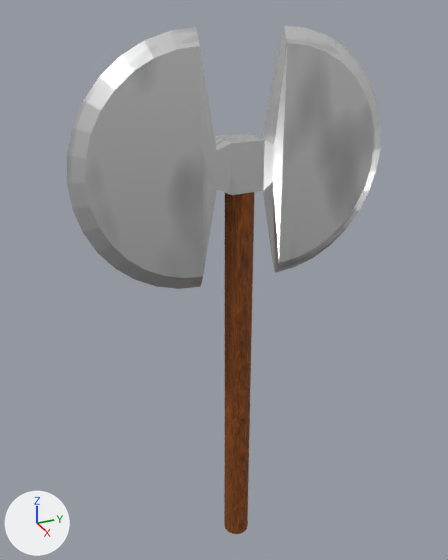
Renders of the Blender file Model_PBR_&_Shader_Graph.blend from each side of a commit.
One viewpoint serves both versions: a 50 mm camera at (1.278, -0.615, 1.352) aimed at (-0.055, -0.015, 0.685). The lights are fixed; the arrows at lower left show +X, +Y and +Z. The first picture is the older version.

Objects in the first picture: 'Double Headed Axe'.
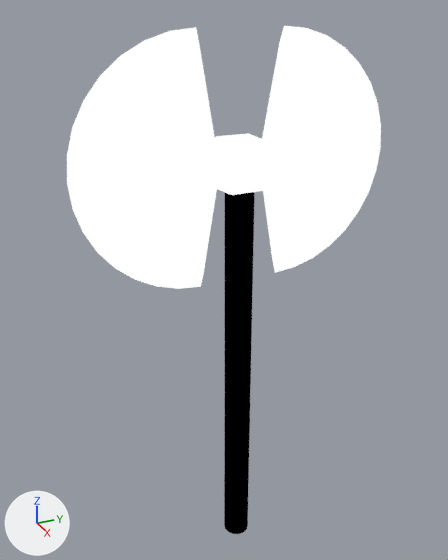
Edits to the bpy script that builds the scene:
```text
Change mat_metal:
    remove # nodes: BsdfPrincipled, Bump, OutputMaterial, TexNoise, ValToRGB
    remove # colours: black #191919, white #ffffff
    nodes: OutputMaterial, RGBToBW
    colours: white #ffffff
Change mat_wood:
    remove # nodes: BsdfPrincipled, Bump, OutputMaterial, TexNoise, ValToRGB
    remove # colours: black #191919, orange #ba6000
    nodes: OutputMaterial, RGBToBW
    colours: black #000000
```

Boxes (x1, y1, x2, y2) around the edits, measured in the pictures (448 x 560 px):
'Double Headed Axe', surface changed (grey to white)
    both: (67, 26, 381, 534)
